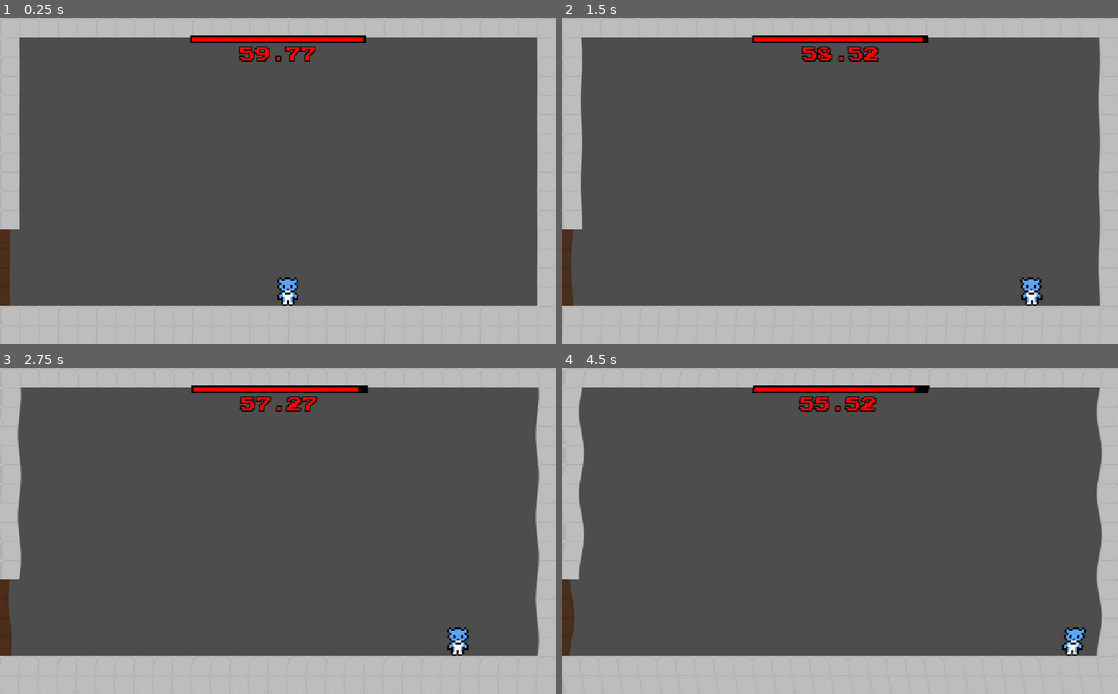
Above: before the commit, frames 1-4 (two rows, left to right).
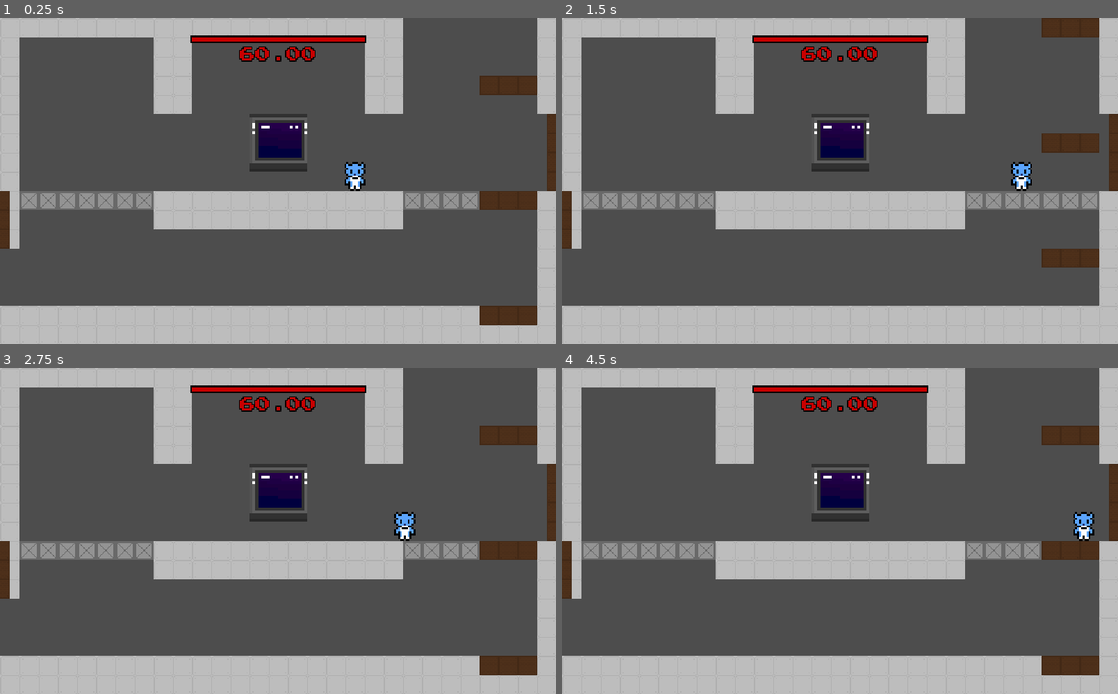
Above: after the commit, the same moments.

Repository: Furryous-Games/Pirate-Software-Game-Jam
Game: Godot game, scene res://scenes/main_scene.tscn
Two runs of this game, one before a commit and one after it. Both use one fixed random seed, a clock stepped at 60 frames per second and the inputs below.
Inputs:
- Up to frame 1 (0.25 s): no input
- Up to frame 2 (1.5 s): hold Right (move_right) from 0.53 s (still down); tap X (dash) at 0.6 s; tap C (jump) at 0.77 s; tap Z (interact) at 1.35 s
- Up to frame 3 (2.75 s): tap C (jump) at 1.52 s; release Right (move_right) at 2.03 s; hold Left (move_left) from 2.03 s (still down); tap G (invert_gravity) at 2.1 s
- Up to frame 4 (4.5 s): release Left (move_left) at 2.78 s; hold Right (move_right) 2.78-4.28 s; tap X (dash) at 2.85 s; tap C (jump) at 3.02, 3.77 s; tap Z (interact) at 3.6 s; hold Left (move_left) from 4.28 s (still down); tap G (invert_gravity) at 4.35 s

The runs differ from the first frame. In frame 1, 18% of the frame differs, in the area x 0-100%, y 0-95%; in frame 2, 18%; in frame 3, 19%; in frame 4, 19%.

Commit message:
Fixed wall_terminal scene parse error

Diff:
--- a/scenes/main_scene.tscn
+++ b/scenes/main_scene.tscn
@@ -37,7 +37,6 @@
 
 [node name="Main" type="Node2D"]
 script = ExtResource("1_7ykc4")
-current_sector = 2
 
 [node name="SectorMaps" type="Node2D" parent="."]
 
--- a/scenes/player.tscn
+++ b/scenes/player.tscn
@@ -1,9 +1,7 @@
 [gd_scene load_steps=9 format=3 uid="uid://ke8ne88ddqf1"]
 
 [ext_resource type="Script" uid="uid://dtkmogktxrytf" path="res://scripts/player.gd" id="1_cvnsp"]
-
-[ext_resource type="Texture2D" uid="uid://cilb2m3v0ab17" path="res://assets/sprites/CharacterModels.png" id="1_v0iea"]
-
+[ext_resource type="Texture2D" uid="uid://dlv5tllol780b" path="res://assets/sprites/CharacterModels.png" id="1_v0iea"]
 
 [sub_resource type="AtlasTexture" id="AtlasTexture_cvnsp"]
 atlas = ExtResource("1_v0iea")
--- a/scenes/reactor_sector/reactor_sector.tscn
+++ b/scenes/reactor_sector/reactor_sector.tscn
@@ -1,6 +1,4 @@
-
 [gd_scene load_steps=8 format=4 uid="uid://dypvtpctvas43"]
-
 
 [ext_resource type="TileSet" uid="uid://bu4gn6thqnrqb" path="res://scenes/test_tileset.tres" id="1_6ijtv"]
 [ext_resource type="Script" uid="uid://c5436ldwguqbw" path="res://scripts/reactor_sector/reactor_sector.gd" id="1_pkqih"]
@@ -9,7 +7,6 @@
 [ext_resource type="Script" uid="uid://cyqgaofnmbcig" path="res://scripts/reactor_sector/reactor_terminal_function_call.gd" id="4_tipgw"]
 [ext_resource type="PackedScene" uid="uid://c3cqhbb84sclu" path="res://scenes/reactor_sector/reactor_dash_recharge.tscn" id="5_tipgw"]
 [ext_resource type="PackedScene" uid="uid://b3lbpif526eab" path="res://scenes/reactor_sector/reactor_door.tscn" id="7_3f7aj"]
-
 
 [node name="ReactorSector" type="Node2D"]
 script = ExtResource("1_pkqih")
@@ -45,29 +42,24 @@
 "velocity_magnitude": Vector2i(6, 0)
 }
 
-
 [node name="Puzzle1" type="Node2D" parent="DashPlatforms"]
 position = Vector2(-580, 0)
 
 [node name="DashPlatform1" parent="DashPlatforms/Puzzle1" instance=ExtResource("3_u3ho6")]
 position = Vector2(-30, -110)
-
 platform_data = {
 "size": Vector2i(1, 3),
 "velocity_direction": Vector2i(-1, 0),
 "velocity_magnitude": Vector2i(5, 0)
 }
 
-
 [node name="DashPlatform2" parent="DashPlatforms/Puzzle1" instance=ExtResource("3_u3ho6")]
 position = Vector2(-210, -290)
-
 platform_data = {
 "size": Vector2i(1, 3),
 "velocity_direction": Vector2i(-1, 0),
 "velocity_magnitude": Vector2i(5, 0)
 }
-
 
 [node name="Puzzle2" type="Node2D" parent="DashPlatforms"]
 
@@ -77,7 +69,6 @@
 one_shot = true
 
 [node name="Terminals" type="Node2D" parent="."]
-
 script = ExtResource("4_tipgw")
 
 [node name="Main" type="Node2D" parent="Terminals"]
--- a/scenes/test_tileset.tres
+++ b/scenes/test_tileset.tres
@@ -1,8 +1,6 @@
 [gd_resource type="TileSet" load_steps=3 format=3 uid="uid://bu4gn6thqnrqb"]
 
-
-[ext_resource type="Texture2D" uid="uid://d27tsxum3uolh" path="res://assets/sprites/buildingTileset.png" id="1_4qsck"]
-
+[ext_resource type="Texture2D" uid="uid://f6i0cinlejjw" path="res://assets/sprites/buildingTileset.png" id="1_4qsck"]
 
 [sub_resource type="TileSetAtlasSource" id="TileSetAtlasSource_6l7je"]
 texture = ExtResource("1_4qsck")
--- a/scenes/wall_terminal.tscn
+++ b/scenes/wall_terminal.tscn
@@ -1,12 +1,8 @@
 [gd_scene load_steps=7 format=3 uid="uid://5p3nb0s7xyta"]
 
 [ext_resource type="Script" uid="uid://coblrw8vgppis" path="res://scripts/wall_terminal.gd" id="1_1quvr"]
-
-
 [ext_resource type="FontFile" uid="uid://ds4ncb8cbodts" path="res://assets/fonts/prstartk.ttf" id="2_1quvr"]
 [ext_resource type="Texture2D" uid="uid://f6i0cinlejjw" path="res://assets/sprites/buildingTileset.png" id="3_f8cx1"]
-
-
 
 [sub_resource type="AtlasTexture" id="AtlasTexture_44g47"]
 atlas = ExtResource("3_f8cx1")
@@ -33,25 +29,15 @@
 
 [node name="Key Prompt" type="Label" parent="."]
 visible = false
-
-anchors_preset = 7
-anchor_left = 0.5
-anchor_top = 1.0
-anchor_right = 0.5
-anchor_bottom = 1.0
-offset_left = -50.0
-offset_top = -23.0
-offset_right = 50.0
-offset_bottom = -15.0
-grow_horizontal = 2
-grow_vertical = 0
-theme_override_fonts/font = ExtResource("2_0i264")
-
+offset_left = -46.0
+offset_top = -30.0
+offset_right = 46.0
+offset_bottom = -7.0
+theme_override_fonts/font = ExtResource("2_1quvr")
 theme_override_font_sizes/font_size = 8
 text = "Interact"
 horizontal_alignment = 1
 vertical_alignment = 1
-autowrap_mode = 2
 
 [node name="Wall Terminal Sprite" type="AnimatedSprite2D" parent="."]
 sprite_frames = SubResource("SpriteFrames_bdsxk")
